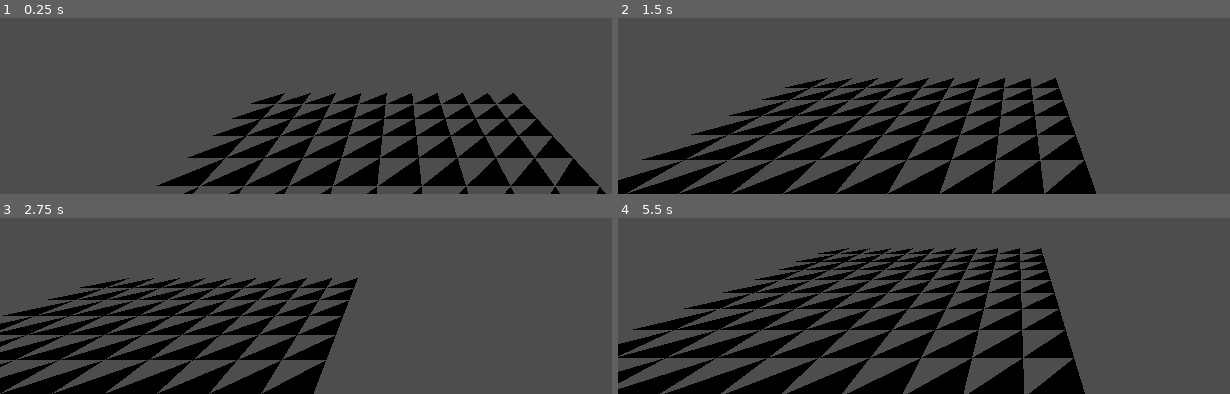
Above: before the commit, frames 1-4 (two rows, left to right).
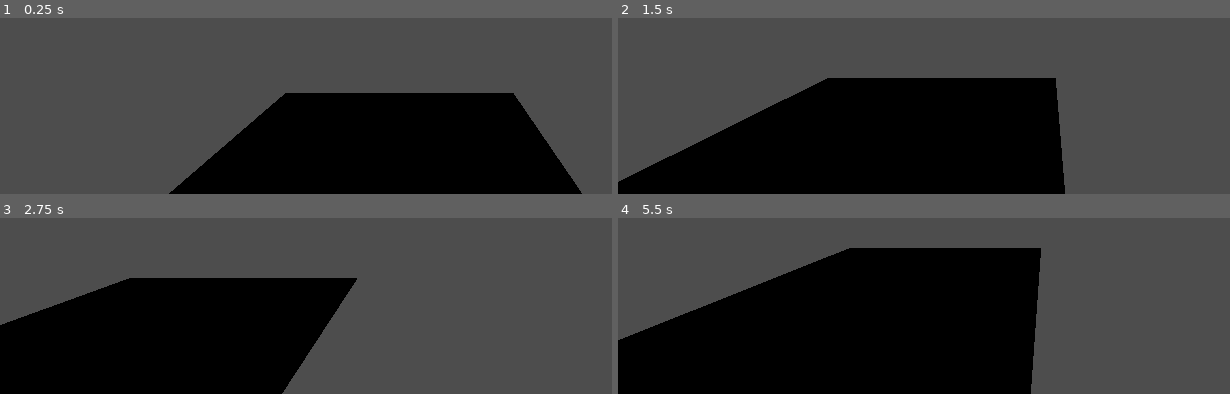
Above: after the commit, the same moments.

Repository: bgioggia/terrain-sandbox
Game: Godot game, scene res://scenes/ground.tscn
The game is run twice, just before and just after one commit, with the same random seed, the same clock (stepped at 60 frames per second) and the same inputs. The project has no main scene, so this scene is started directly.
Inputs (mouse positions are in pixels of both pictures, inside the frame that each line leads up to):
- Up to frame 1 (0.25 s): no input
- Up to frame 2 (1.5 s): tap Enter at 0.5 s; move the mouse to (outside the picture) at 0.52 s; hold D 0.53-1.25 s; tap Q at 0.6 s; click (outside the picture) at 0.67 s; drag from (outside the picture) to (979, 58) at 1.27 s
- Up to frame 3 (2.75 s): tap Space at 2 s; move the mouse to (outside the picture) at 2.02 s; hold D from 2.03 s (still down); tap Shift at 2.1 s
- Up to frame 4 (5.5 s): release D at 2.75 s; drag from (979, 258) to (outside the picture) at 2.77 s; tap Enter at 3.5 s; move the mouse to (outside the picture) at 3.52 s; hold A 3.53-4.25 s; tap Q at 3.6 s; drag from (outside the picture) to (outside the picture) at 4.27 s; tap Space at 5 s; move the mouse to (outside the picture) at 5.02 s; hold S from 5.03 s (still down); tap Shift at 5.1 s; click (outside the picture) at 5.17 s

The runs differ from the first frame. In frame 1, 17% of the frame differs, in the area x 25-100%, y 42-100%; in frame 2, 20%; in frame 3, 17%; in frame 4, 25%, in the area x 0-77%, y 17-100%.

Commit message:
triangleStrip version working

Diff:
--- a/scripts/ground.gd
+++ b/scripts/ground.gd
@@ -3,7 +3,8 @@
 
 # Called when the node enters the scene tree for the first time.
 func _ready() -> void:
-	var vertices = GenerateFlatLand()
+	#var vertices = GenerateFlatLandPRIMTRI()
+	var vertices = GenerateFlatLandPRIMTRISTRIP()
 	#vertices.push_back(Vector3(1, 0, 1))
 	#vertices.push_back(Vector3(-1, 0, 1))
 	#vertices.push_back(Vector3(1, 0, -1))
@@ -15,13 +16,13 @@
 	arrays[Mesh.ARRAY_VERTEX] = vertices
 
 	# Create the Mesh.
-	arr_mesh.add_surface_from_arrays(Mesh.PRIMITIVE_TRIANGLES, arrays)
+	arr_mesh.add_surface_from_arrays(Mesh.PRIMITIVE_TRIANGLE_STRIP, arrays)
 	mesh = arr_mesh
 
 
 
 
-func GenerateFlatLand() -> PackedVector3Array:
+func GenerateFlatLandPRIMTRI() -> PackedVector3Array:
 	#hardcoded flatland that is 400 units in all directions
 	var vertices = PackedVector3Array()
 
@@ -35,6 +36,19 @@
 			vertices.push_back(Vector3(x - 0.5, 0, z + 0.5))
 	return vertices
 
+
+func GenerateFlatLandPRIMTRISTRIP() -> PackedVector3Array:
+	#hardcoded flatland that is 400 units in all directions
+	var vertices = PackedVector3Array()
+
+	for x in range(-5, 5):
+		for z in range(-5, 5):
+			vertices.push_back(Vector3(x + 0.5, 0, z - 0.5))
+			vertices.push_back(Vector3(x - 0.5, 0, z - 0.5))
+			vertices.push_back(Vector3(x + 0.5, 0, z + 0.5))
+			vertices.push_back(Vector3(x - 0.5, 0, z + 0.5))
+	return vertices
+
 # Called every frame. 'delta' is the elapsed time since the previous frame.
 func _process(delta: float) -> void:
 	pass
